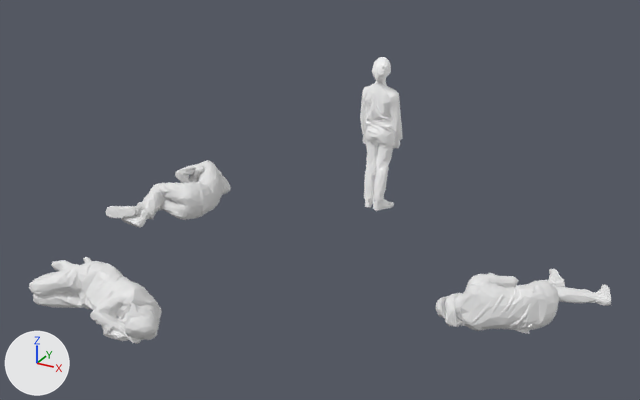
What one commit did to the glTF model src/resources/child.glb.
Both versions are drawn from a 50 mm lens placed at (4.6, -9.81, 4.91), pointed at (-0.29, -0.92, 0.46). Lighting does not change. The marker at lower left points along +X, +Y and +Z. Where no turn or scale is listed for an object, it has been applied to the vertices. Vertices at the same position are counted once.

Names of what the first picture shows: 'bum_1', 'bum_2', 'bum_3', 'child'.
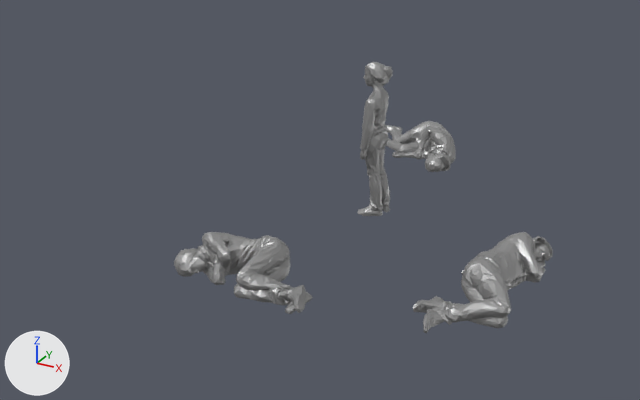
Where the newer file only moved an object's origin or applied its transform, the numbers keep the older frame.

Changed parts and their boxes (x1, y1, x2, y2) in the pictures (640 x 400 px):
'bum_1', recoloured, mesh turned
    before: (29, 257, 162, 344)
    after: (413, 232, 553, 333)
'bum_3', recoloured, mesh turned
    before: (106, 161, 231, 228)
    after: (174, 232, 313, 314)
'bum_2', recoloured, mesh turned
    before: (436, 269, 611, 334)
    after: (386, 121, 456, 172)
'child', reshaped, moved, turned
    before: (360, 57, 403, 211)
    after: (357, 62, 393, 216)

Edits to the bpy script that builds the scene:
```text
Add mat_yeonmi:
    mat_yeonmi = principled_material('yeonmi')
    mat_yeonmi.base_color = (0.402, 0.402, 0.402)  # grey #aaaaaa
    mat_yeonmi.metallic = 0.8
Change me_child:
    where me_child.from_pydata(...)  # 623 vertices, 1227 faces; spans x 0.11..0.57, y -0.68..0.98, z 0.64..0.94
    used by ob_child; location = (0.188, -0.88, 0.863); rotation_euler = (1.571, 0.0, 2.921), in degrees (90, 0, 167); scale = (1.23, 1.23, 1.23)
    remove me_child.materials.append(mat_default_obj_004)  # white #ffffff
    remove me_child.materials.append(mat_default_obj_005)  # white #ffffff
    me_child part 1: the loose piece of 614 vertices spanning x 0.11..0.57, y -0.68..0.98, z 0.64..0.94 is moved by (-0.33, -0.17, -0.79), in mat_yeonmi (grey #aaaaaa)
    add me_child.materials.append(mat_yeonmi)  # grey #aaaaaa
Change me_bum_3:
    where me_bum_3.from_pydata(...)  # 994 vertices, 1992 faces; spans x -3.49..-2.42, y -4.0..-2.14, z -0.06..0.46
    used by ob_bum_3; location = (0.528, 2.096, 0.0)
    remove me_bum_3.materials.append(mat_bum_3)  # white #e7e7e7
    me_bum_3 part 2: the whole mesh is turned 95 degrees about the z axis through its middle, then moved by (1.98, -1.4, 0.0)
    add me_bum_3.materials.append(mat_yeonmi)  # grey #aaaaaa
Change me_bum_2:
    where me_bum_2.from_pydata(...)  # 987 vertices, 1974 faces; spans x -0.61..1.01, y -0.91..0.73, z -0.06..0.47
    used by ob_bum_2; location = (2.3, -1.222, 0.0)
    remove me_bum_2.materials.append(mat_bum_2)  # white #e7e7e7
    me_bum_2 part 3: the whole mesh is turned 95 degrees about the z axis through its middle, then moved by (-3.05, 3.88, 0.0)
    add me_bum_2.materials.append(mat_yeonmi)  # grey #aaaaaa
Change me_bum_1:
    where me_bum_1.from_pydata(...)  # 907 vertices, 1809 faces; spans x -2.47..-0.32, y -4.8..-3.63, z -0.06..0.45
    used by ob_bum_1; location = (-0.194, 0.679, 0.0)
    remove me_bum_1.materials.append(mat_bum_1)  # white #e7e7e7
    me_bum_1 part 4: the whole mesh is turned 95 degrees about the z axis through its middle, then moved by (3.61, 2.22, 0.0)
    add me_bum_1.materials.append(mat_yeonmi)  # grey #aaaaaa
Change ob_child:
    ob_child.location: (0.188, -0.88, 0.863) -> (0.049, -0.05, 1.07)
    ob_child.rotation_euler: (1.571, 0.0, 2.921) -> (1.571, 0.0, -1.704)  # degrees (90, 0, 167) -> degrees (90, 0, -98)
```
